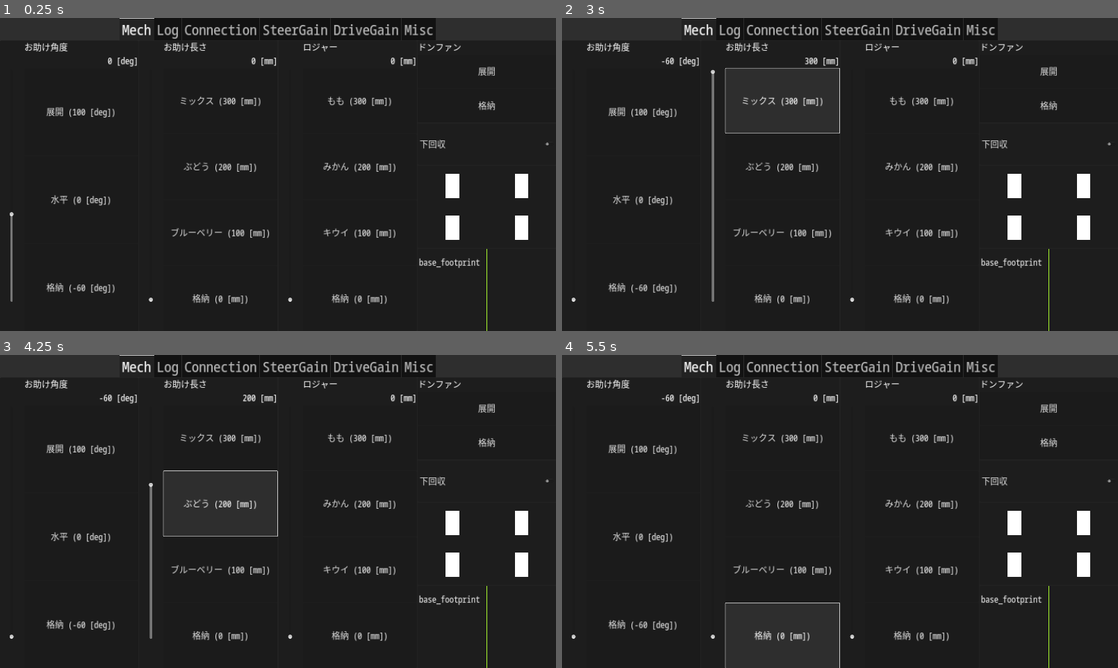
Above: before the commit, frames 1-4 (two rows, left to right).
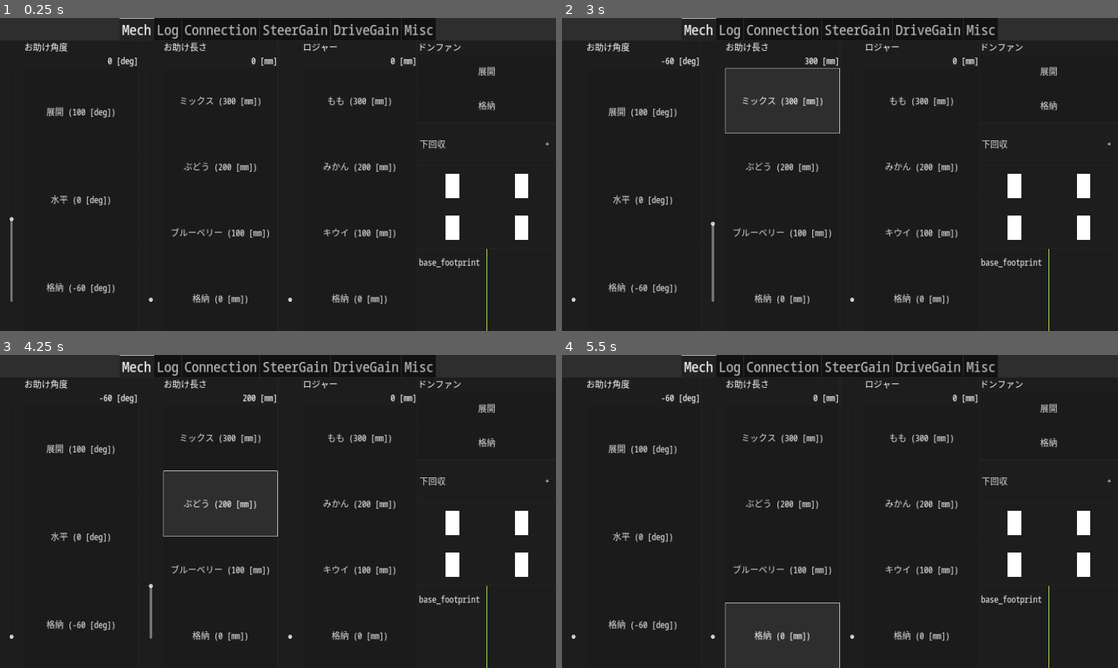
Above: after the commit, the same moments.

Repository: omuct-robotclub/nhk2023-team-a-controller
Game: Godot game, scene res://controls/controller.tscn
Two runs of this game, one before a commit and one after it. Both use one fixed random seed, a clock stepped at 60 frames per second and the inputs below.
Inputs:
- Up to frame 1 (0.25 s): no input
- Up to frame 2 (3 s): click "展開 (100 [deg])" at 0.5 s; click "水平 (0 [deg])" at 1.25 s; click "格納 (-60 [deg])" at 2 s; click "ミックス (300 [mm])" at 2.75 s
- Up to frame 3 (4.25 s): click "ぶどう (200 [mm])" at 3.5 s
- Up to frame 4 (5.5 s): click "ブルーベリー (100 [mm])" at 4.25 s; click "格納 (0 [mm])" at 5 s

The runs differ from the first frame. In frame 1, less than 0.1% of the frame differs, in the area x 1-3%, y 62-65%; in frame 2, 0.3%, in the area x 26-28%, y 16-67%; in frame 3, 0.2%; in frame 4, nothing differs.

Commit message:
adjust mech limits

Diff:
--- a/controls/controller.tscn
+++ b/controls/controller.tscn
@@ -74,7 +74,7 @@
 value_format = "%5.0f [deg]"
 button_name_format = "%s (%0.0f [deg])"
 min_value = -60.0
-max_value = 100.0
+max_value = 110.0
 preset_names = Array[String](["展開", "水平", "格納"])
 preset_values = Array[float]([100.0, 1.45519e-11, -60.0])
 
@@ -95,7 +95,7 @@
 display_name = "お助け長さ"
 save_name = "arm_length"
 button_name_format = "%s (%0.0f [mm])"
-max_value = 300.0
+max_value = 900.0
 preset_names = Array[String](["ミックス", "ぶどう", "ブルーベリー", "格納"])
 preset_values = Array[float]([300.0, 200.0, 100.0, 0.0])
 
--- a/scripts/robot_controller.gd
+++ b/scripts/robot_controller.gd
@@ -37,14 +37,14 @@
                 RobotInterface.arm_length -= 0.5 * dt
             else:
                 RobotInterface.arm_length += 0.5 * dt
-            RobotInterface.set_arm_length(clampf(RobotInterface.arm_length, 0.0, 1.0))
+            RobotInterface.set_arm_length(clampf(RobotInterface.arm_length, 0.0, 0.9))
 
         if Input.is_joy_button_pressed(device, JOY_BUTTON_B):
             if reverse:
                 RobotInterface.arm_angle -= deg_to_rad(10.0) * dt
             else:
                 RobotInterface.arm_angle += deg_to_rad(10.0) * dt
-            RobotInterface.set_arm_angle(clampf(RobotInterface.arm_angle, 0.0, deg_to_rad(120.0)))
+            RobotInterface.set_arm_angle(clampf(RobotInterface.arm_angle, 0.0, deg_to_rad(110.0)))
 
 func _input(event: InputEvent) -> void:
     var tgt_linear_vel := get_linear_vel() * max_linear_speed
